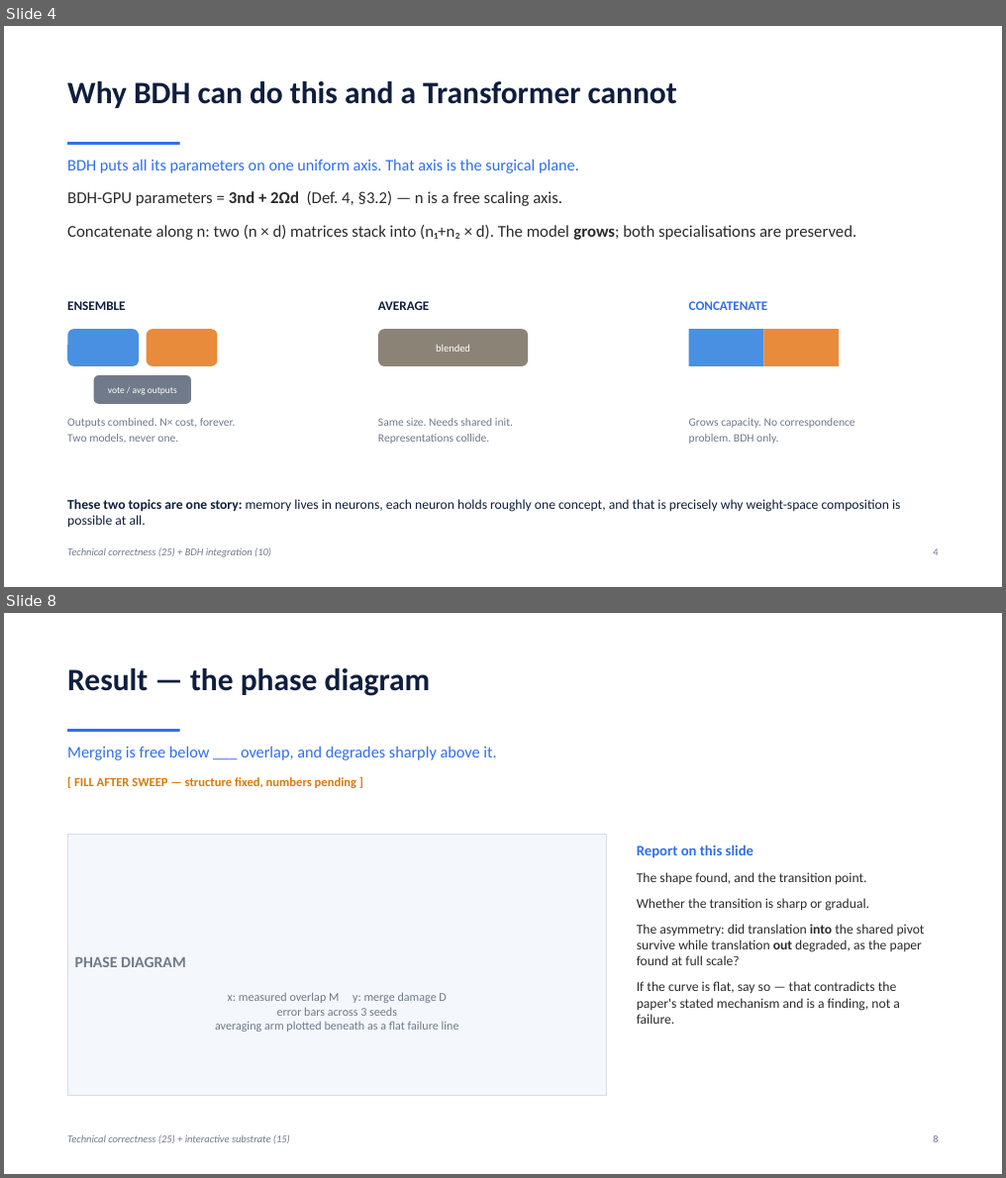
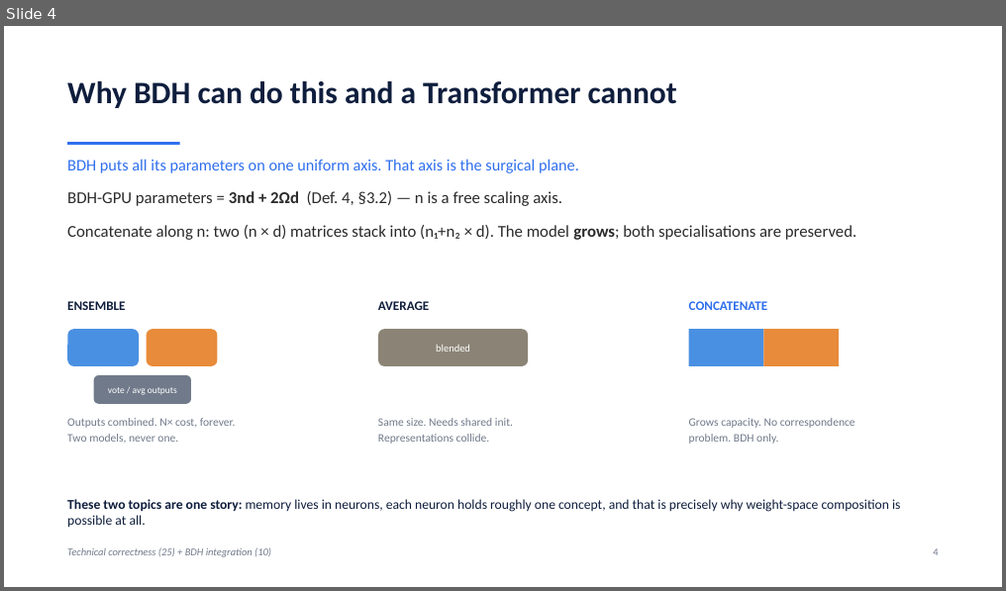
Before and after one commit to Koustav-github/KDAG-Dataforge, a slide deck: docs/Model_Surgery_Deck.pptx. Shown one above the other, each under a label of ours: slides 4 and 8 before the commit, slide 4 after it; the slides between them are not shown. The pictures are 1006x1178 and 1006x591 pixels, drawn with LibreOffice and Linux fonts; fonts in the diff are those of the drawing. Boxes give left, top, right and bottom in pixels: in the first picture for what was removed or moved away, otherwise in the second. Text is boxed around its words. In the diff, an @@ line names an element or a change of style, - is before the commit and + after.

```diff
--- a/docs/Model_Surgery_Deck.pptx
+++ b/docs/Model_Surgery_Deck.pptx
@@ slide 8 removed at bbox=[4, 613, 1002, 1174], background #FFFFFF @@
@@ text removed at bbox=[67, 668, 431, 696] @@
-Result — the phase diagram
@@ rectangle removed at bbox=[67, 729, 180, 732] @@
@@ text removed at bbox=[67, 746, 496, 761] @@
-Merging is free below ___ overlap, and degrades sharply above it.
@@ text removed at bbox=[74, 777, 356, 788] @@
-[ FILL AFTER SWEEP — structure fixed, numbers pending ]
@@ rectangle removed at bbox=[67, 834, 607, 1096] @@
-PHASE DIAGRAM
-x: measured overlap M y: merge damage D
-error bars across 3 seeds
-averaging arm plotted beneath as a flat failure line
@@ text removed at bbox=[637, 845, 925, 1024] @@
-Report on this slide
-The shape found, and the transition point.
-Whether the transition is sharp or gradual.
-The asymmetry: did translation into the shared pivot survive while translation out degraded, as the paper found at full scale?
-If the curve is flat, say so — that contradicts the paper's stated mechanism and is a finding, not a failure.
@@ text removed at bbox=[67, 1135, 290, 1144] @@
-Technical correctness (25) + interactive substrate (15)
@@ text removed at bbox=[933, 1136, 938, 1143] @@
-8
```
Also in this commit, not shown: 7 slides changed, 2 slides added, 1 other slide removed, 6 other files.
